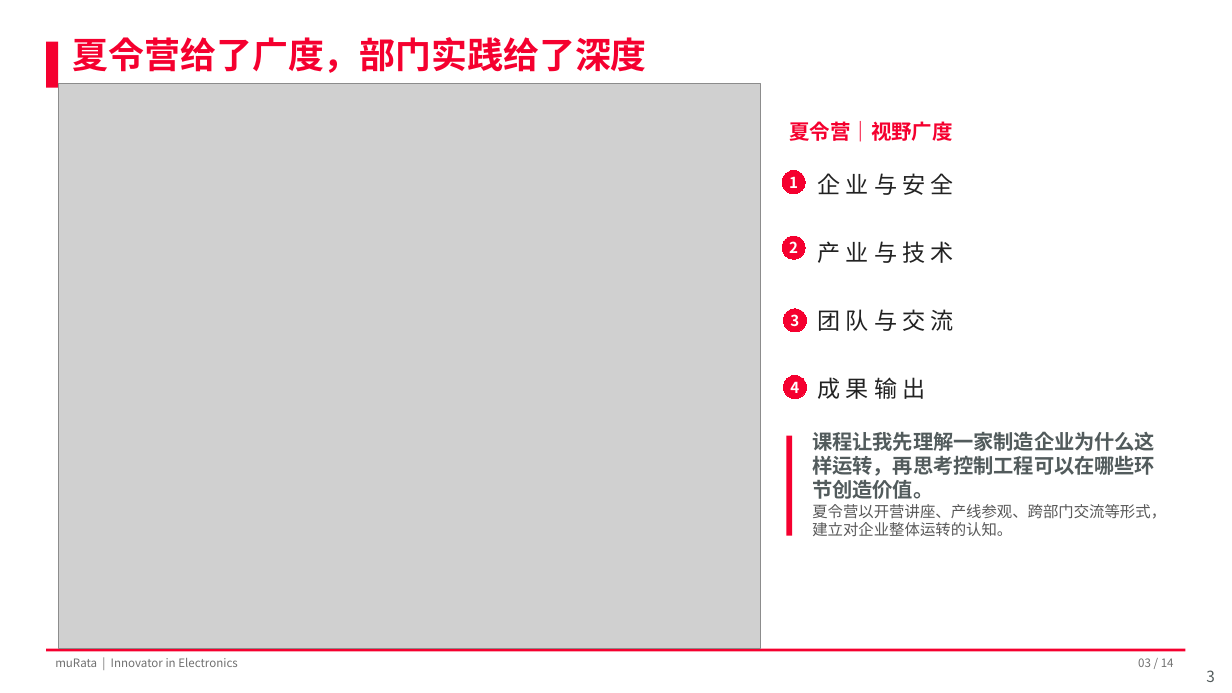
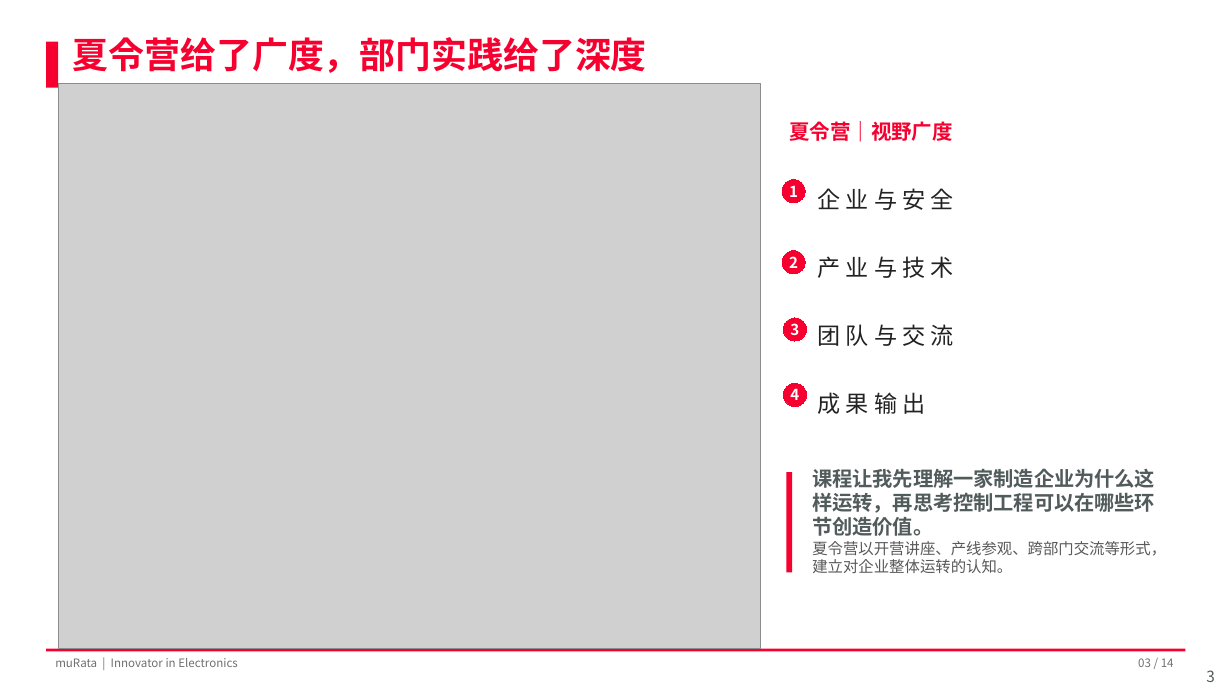
Before and after one commit to Zhang-Bo-glitch/muRata, a slide deck: slide 3 of 结业汇报.pptx. Drawn at 1232x693 pixels with LibreOffice and Linux fonts; fonts in the diff are those of the drawing; grey boxes stand for pictures; background and template pictures are left out. Boxes give left, top, right and bottom in pixels: in the first picture for what was removed or moved away, otherwise in the second. Text is boxed around its words. In the diff, an @@ line names an element or a change of style, - is before the commit and + after.

```diff
--- a/结业汇报.pptx
+++ b/结业汇报.pptx
@@ text "企 业 与 安 全" moved from (x1=818, y1=173, x2=954, y2=399) to (x1=818, y1=188, x2=954, y2=414) @@
@@ ellipse "2" moved from (x1=782, y1=237, x2=805, y2=260) to (x1=782, y1=250, x2=805, y2=274) @@
@@ 3 ellipses moved together from (x1=782, y1=171, x2=807, y2=398) to (x1=782, y1=179, x2=807, y2=407) @@
@@ line moved from (789, 435) - (789, 536) to (789, 472) - (789, 572) @@
@@ text "课程让我先理解一家制造企业为什么这样运转，再思考控制工程可以在哪些环节创造价值。" moved from (x1=812, y1=431, x2=1166, y2=536) to (x1=812, y1=468, x2=1166, y2=573) @@
```
Also in this commit, not shown: 7 other slides changed.
